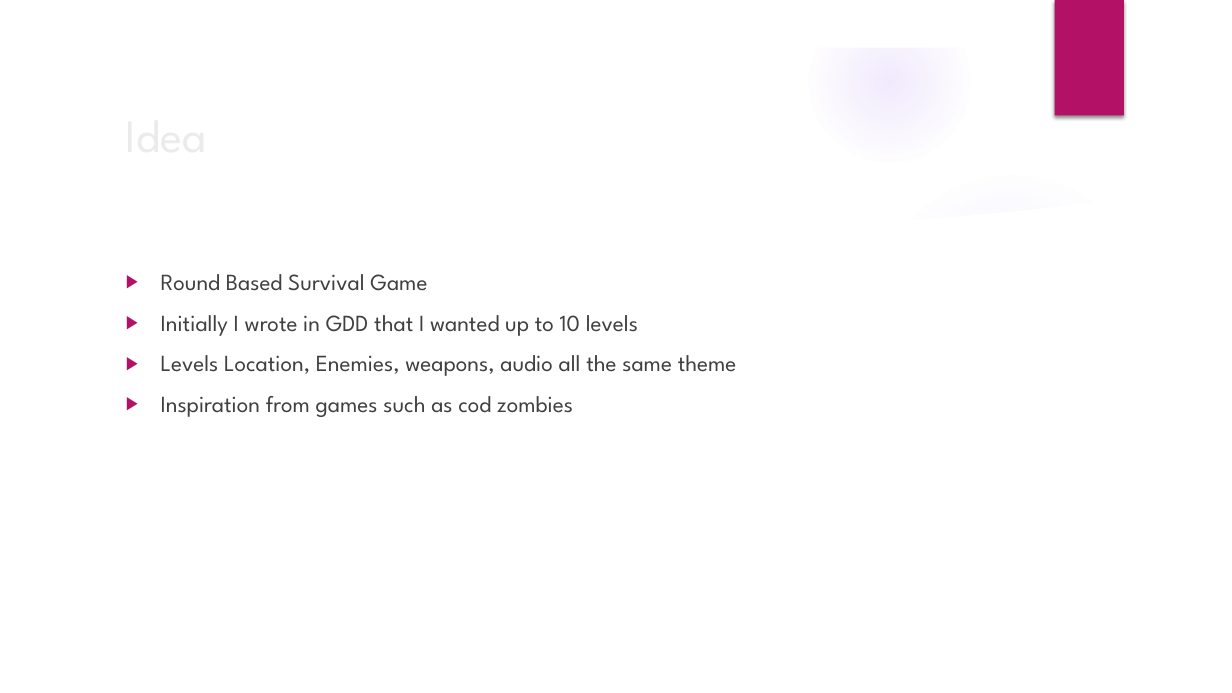
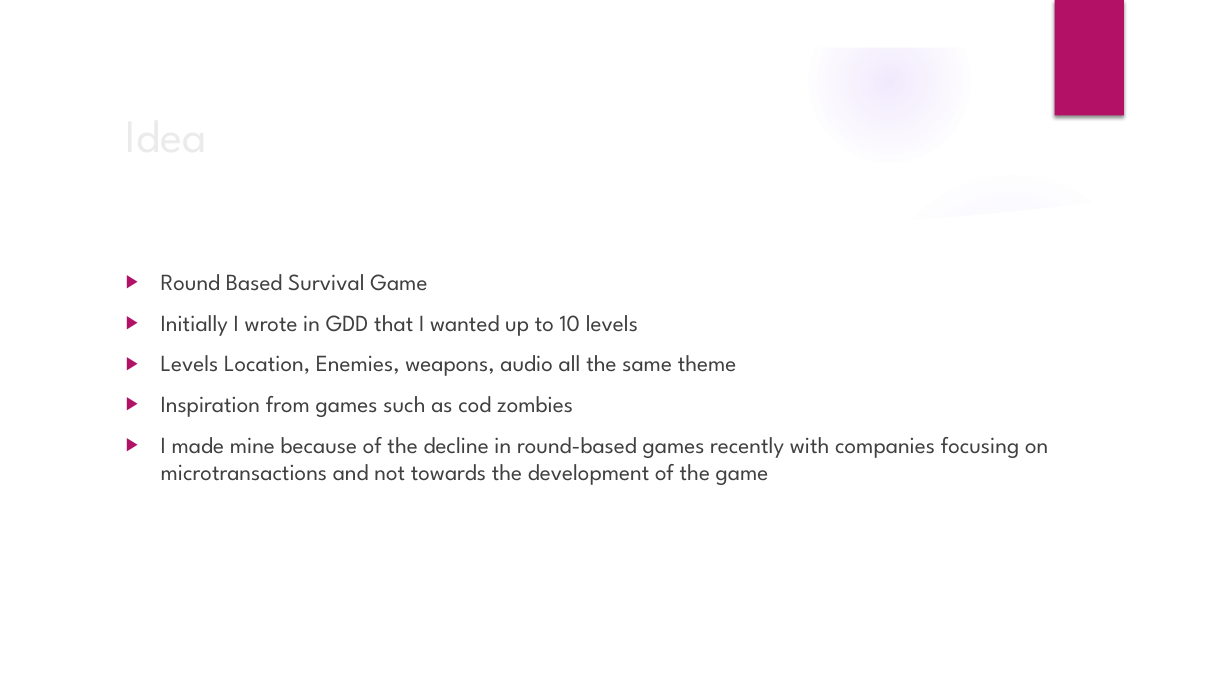
Before and after one commit to Mdot5596/Timeline-Takedown, a slide deck: slide 2 of Documentation/VivaPP.pptx. Drawn at 1232x693 pixels with LibreOffice and Linux fonts; fonts in the diff are those of the drawing; background and template pictures are left out. Boxes give left, top, right and bottom in pixels: in the first picture for what was removed or moved away, otherwise in the second. Text is boxed around its words. In the diff, an @@ line names an element or a change of style, - is before the commit and + after.

```diff
--- a/Documentation/VivaPP.pptx
+++ b/Documentation/VivaPP.pptx
@@ text at (x1=161, y1=437, x2=1048, y2=485): paragraph added @@
+▶ I made mine because of the decline in round-based games recently with companies focusing on microtransactions and not towards the development of the game
```
Also in this commit, not shown: 1 slide added.
